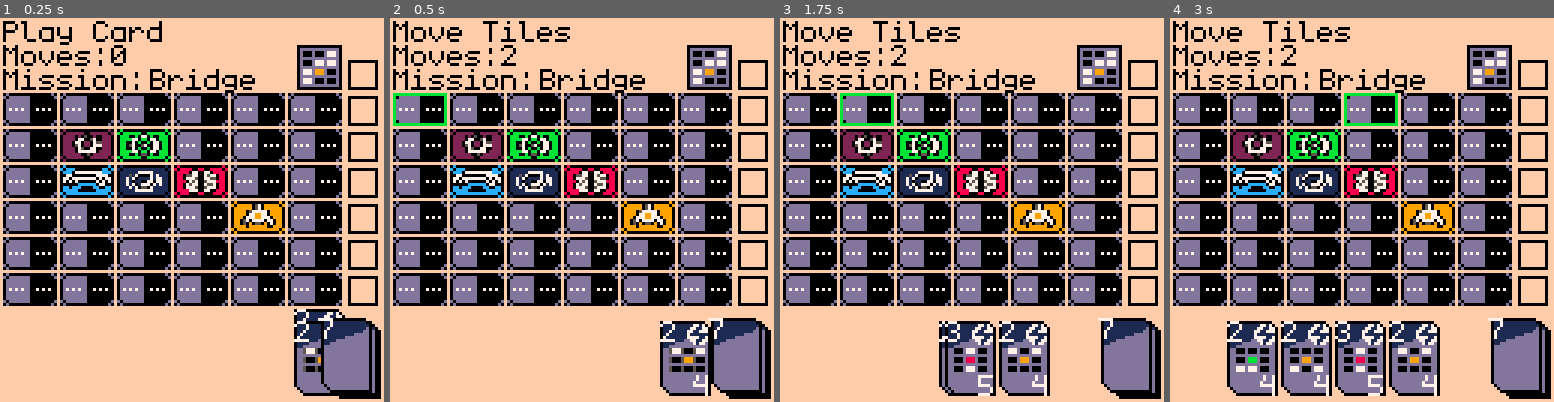
Above: before the commit, frames 1-4 (left to right).
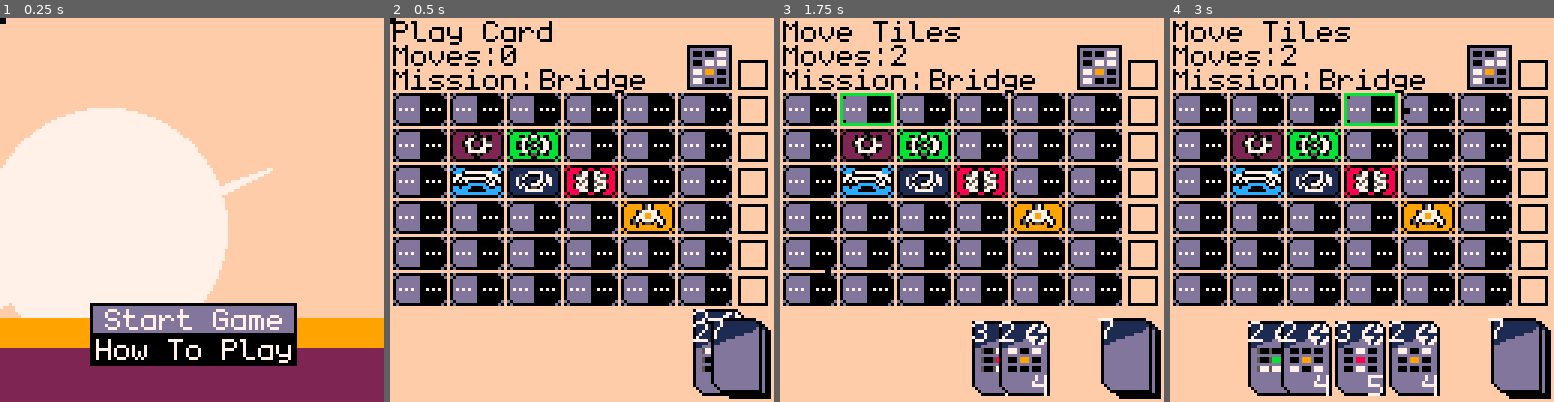
Above: after the commit, the same moments.

Repository: AkuraEx/Pico_Rove
Game: PICO-8 cartridge pico_rove.p8
Two runs of this game, one before a commit and one after it. Both use one fixed random seed, a clock stepped at 60 frames per second and the inputs below.
Inputs (mouse positions are in pixels of both pictures, inside the frame that each line leads up to):
- Up to frame 1 (0.25 s): no input
- Up to frame 2 (0.5 s): tap X (X key) at 0.33 s
- Up to frame 3 (1.75 s): click (1060, 121) at 0.67 s; tap O (Z key) at 0.7, 1.7 s; tap X (X key) at 1.07 s; click (826, 267) at 1.22 s; hold Right from 1.6 s (still down)
- Up to frame 4 (3 s): click (1277, 114) at 1.77 s; tap X (X key) at 1.85, 2.97 s; release Right at 2.1 s; tap O (Z key) at 2.1, 2.5, 2.9 s; hold Up 2.15-2.42 s; click (1342, 259) at 2.32 s; hold Right from 2.47 s (still down); click (1404, 106) at 2.87 s

The runs differ from the first frame. In frame 1, 75% of the frame differs, in the area x 0-100%, y 0-100%; in frame 2, 3.9%; in frame 3, 2.6%; in frame 4, 2.1%.

Commit message:
title screen / mouse on title screen

Diff:
--- a/definitions.lua
+++ b/definitions.lua
@@ -43,3 +43,6 @@
 NORMAL = 5
 HARD = 4
 IMPOSSIBLE = 3
+
+
+INGAME = false
--- a/helper.lua
+++ b/helper.lua
@@ -23,7 +23,7 @@
 mission_deck = nil
 current_mission = nil
 
-function init_actors()
+function start_game()
   deck = deck:new()
   deck:init()
   deck:shuffle()
--- /dev/null
+++ b/mouse.lua
@@ -0,0 +1,5 @@
+function draw_mouse()
+    mouse_x = stat(32)
+    mouse_y = stat(33)
+    rect(mouse_x, mouse_y, mouse_x + 1, mouse_y + 1, BLACK)
+end
--- a/pico_rove.p8
+++ b/pico_rove.p8
@@ -9,6 +9,9 @@
 #include boardtile.lua
 #include board.lua
 #include controls.lua
+#include titlecontrols.lua
+#include titlescreen.lua
+#include mouse.lua
 __gfx__
 00000000000000066666666666666666600000000000000066666666677777667666667667777776d6d66d6666ddddd66dddd666d66666dd666666dd6666d6dd
 011111111117717066666666666666666011111111111111006666667666667667777767766666676d6d66d66d666d6ddd6d6dd666d7666d66d76d6dddd7666d
--- a/rove.lua
+++ b/rove.lua
@@ -1,6 +1,7 @@
 -- Main Built-In Pico Functions
 function _init()
-    init_actors()
+    -- start_title()
+    poke(0x5f2d, 0x4 + 0x1)
 
 
     -- Changing GREY to be transparent
@@ -12,10 +13,22 @@
 end
 
 function _update()
+    if not INGAME do
+    update_title()
+    else
     update_game()
+    end
 end
 
 function _draw()
     cls()
+
+    if not INGAME do
+    draw_title()
+    else
     draw_screen()
+    end
+
+    draw_mouse()
+
 end
--- /dev/null
+++ b/titlecontrols.lua
@@ -0,0 +1,12 @@
+function titlecontrols()
+    if btnp(2) and option_select > 0 then
+        option_select -= 1
+    -- down
+    elseif btnp(3) and option_select < 1 then
+        option_select += 1
+    -- option select
+    elseif (btnp(5) or (stat(34) == 1 and stat(33) >= 96 and stat(33) <= 106 and stat(32) >= 31 and stat(32) <= 97))and option_select == 0 then
+        INGAME = true
+        start_game()
+    end
+end
--- /dev/null
+++ b/titlescreen.lua
@@ -0,0 +1,40 @@
+title_counter = 0
+option_select = 0
+
+function start_title()
+
+end
+
+function update_title()
+    local mouse_x = stat(32)
+    local mouse_y = stat(33)
+
+    titlecontrols()
+    title_counter += 1
+    if title_counter > 2000 then
+        title_counter = 0
+    end
+
+    if mouse_y >= 106 and mouse_y <= 116 and mouse_x >= 31 and mouse_x <= 97 then
+        option_select = 1
+    elseif mouse_y >= 96 and mouse_y <= 106 and mouse_x >= 31 and mouse_x <= 97 then
+        option_select = 0
+    end
+end
+
+function draw_title()
+    rectfill(0, 0, 127, 127, PEACH)
+    circfill(35, 70, 40, WHITE)
+    for i = 1, 16 do
+        line(0, 80 + i, 90, 50, WHITE)
+    end
+
+    rectfill(0, 100, 127, 127, ORANGE)
+    rectfill(0, 110, 127, 127, MAGENTA)
+    rectfill(30, 95, 98, 115, BLACK)
+
+    rectfill(31, 96 + (option_select * 10), 97, 104 + (option_select * 10), LAVENDER)
+
+    print("sTART gAME", 35, 97, WHITE)
+    print("hOW tO pLAY", 32, 107, WHITE)
+end
